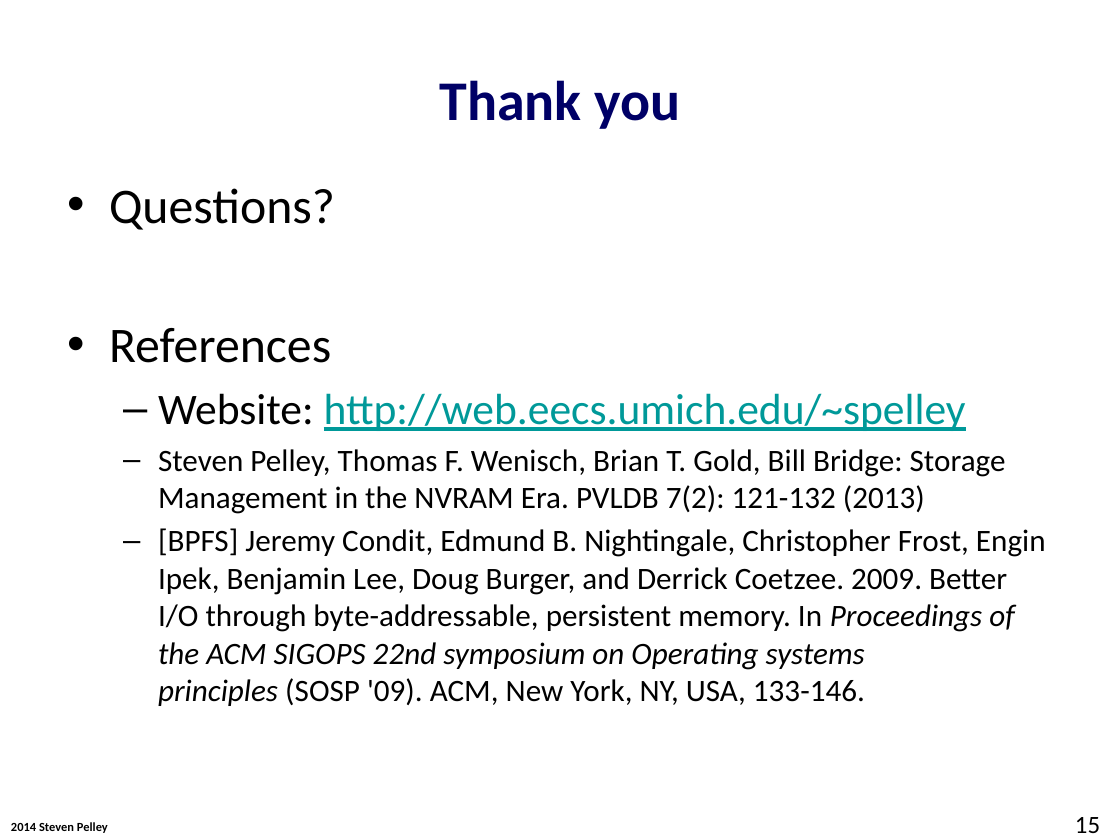
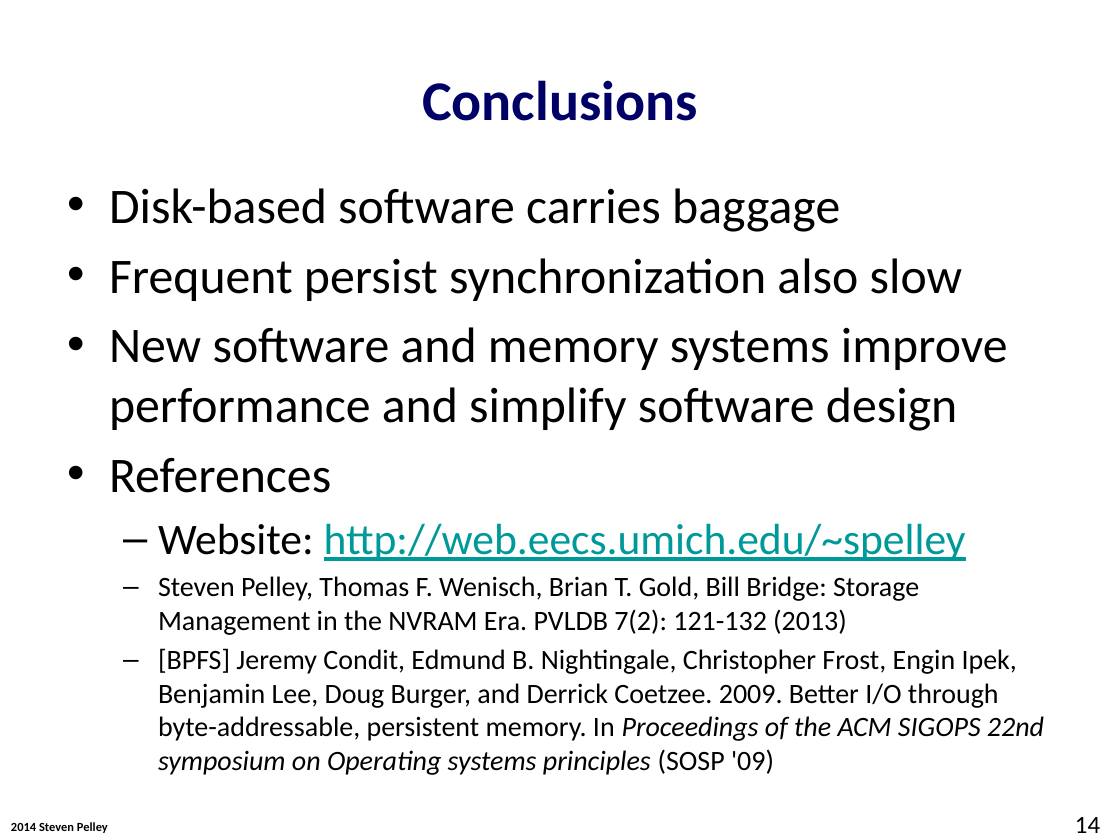
Before and after one commit to Abulila/dissertation, a slide deck: slide 14 of proposal/NVMW.pptx (slide 15 before the commit). Drawn at 1120x840 pixels with LibreOffice and Linux fonts; fonts in the diff are those of the drawing; background and template pictures are left out. Boxes give left, top, right and bottom in pixels: in the first picture for what was removed or moved away, otherwise in the second. Text is boxed around its words. In the diff, an @@ line names an element or a change of style, - is before the commit and + after.

```diff
--- a/proposal/NVMW.pptx
+++ b/proposal/NVMW.pptx
@@ title at <box>422,80,697,121</box>: text changed @@
-Thank you
+Conclusions
@@ text at <box>109,188,1008,431</box>: text changed @@
-• Questions?
+• Disk-based software carries baggage
+• Frequent persist synchronization also slow
+• New software and memory systems improve performance and simplify software design
@@ text at <box>158,576,919,635</box>: size 20 to 18 pt in "Steven Pelley, Thomas F. Wenisch, Brian T. ..." @@
@@ text at <box>158,648,1044,741</box>: text changed; size 20 to 18 pt @@
-  – [BPFS] Jeremy Condit, Edmund B. Nightingale, Christopher Frost, Engin Ipek, Benjamin Lee, Doug Burger, and Derrick Coetzee. 2009. Better I/O through byte-addressable, persistent memory. In Proceedings of the ACM SIGOPS 22nd symposium on Operating systems principles (SOSP '09). ACM, New York, NY, USA, 133-146.
+  – [BPFS] Jeremy Condit, Edmund B. Nightingale, Christopher Frost, Engin Ipek, Benjamin Lee, Doug Burger, and Derrick Coetzee. 2009. Better I/O through byte-addressable, persistent memory. In Proceedings of the ACM SIGOPS 22nd symposium on Operating systems principles (SOSP '09)
@@ page number at <box>1075,817,1100,833</box>: text changed @@
-15
+14
```
Also in this commit, not shown: 10 other slides changed, 2 slides added.
